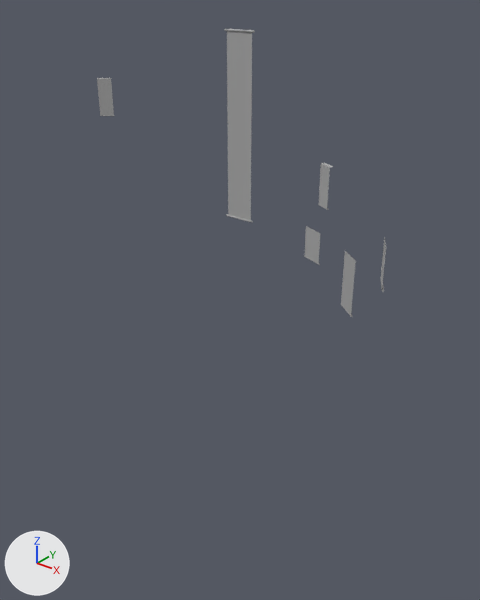
The FBX model Assets/Res/art/scenes/jg/mesh/prop/mt_prop_tishibei01.FBX: old version first, new version second.
Rendered twice from a camera (50 mm lens) standing at (31.57, -19.59, 23.82) and looking at (9.72, 7.72, 6.88). Lighting does not change. The marker at lower left points along +X, +Y and +Z. Where no turn or scale is listed for an object, it has been applied to the vertices. Vertices at the same position are counted once.

The first picture shows 'mt_prop_tishibei01'.
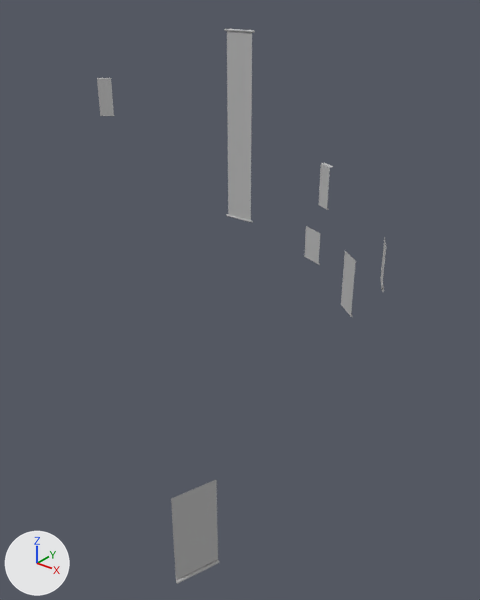
Where the newer file only moved an object's origin or applied its transform, the numbers keep the older frame.

The change, as JSON lines over the scene's bpy script:
```json
{"op": "add", "block": "mat_mt_prop_tishibei02_mat", "code": ["mat_mt_prop_tishibei02_mat = principled_material('mt_prop_tishibei02_mat')", "mat_mt_prop_tishibei02_mat.base_color = (0.5, 0.5, 0.5)  # grey #bcbcbc"]}
{"block": "me_mesh", "where": "# used by ob_mt_prop_tishibei01; location = (0.0, 0.0, 0.0)"}
{"block": "me_mesh", "where": "# verts and faces of me_mesh; kept vertices keep their numbers, new ones are numbered from 111"}
{"op": "remove", "block": "me_mesh", "code": "me_mesh.from_pydata(...)  # 111 vertices, 78 faces; spans x -11.7..17.9, y 9.3..19.9, z 3.7..20.5"}
{"op": "add", "block": "me_mesh", "code": "me_mesh.from_pydata(...)  # 127 vertices, 89 faces; spans x -11.7..19.4, y -7.3..19.9, z 3.7..20.5"}
{"block": "me_mesh", "change": "me_mesh part 1: the loose piece of 12 vertices spanning x 11.5..13.0, y 15.4..16.6, z 3.7..3.8 is copied, and the copy is turned -71.3 degrees about the z axis through the mesh origin, in mat_mt_prop_tishibei02_mat (grey #bcbcbc); it spans x 18.7..19.4, y -7.3..-5.6, z 3.7..3.8"}
{"block": "me_mesh", "change": "me_mesh part 2"}
{"op": "add", "block": "me_mesh", "code": "verts[111] = (18.7, -7.3, 7.7)  # pixel (171, 498)"}
{"op": "add", "block": "me_mesh", "code": "verts[112] = (19.3, -5.6, 7.7)  # pixel (216, 479)"}
{"op": "add", "block": "me_mesh", "code": "verts[113] = (18.7, -7.3, 3.8)  # pixel (175, 580)"}
{"op": "add", "block": "me_mesh", "code": "verts[114] = (19.3, -5.6, 3.8)  # pixel (218, 559)"}
{"op": "add", "block": "me_mesh", "code": "faces += [(111, 112, 114, 113)]  # mat_mt_prop_tishibei02_mat (grey #bcbcbc)"}
{"block": "me_mesh", "change": "me_mesh part 3: the surface is now shaded smooth"}
{"op": "add", "block": "me_mesh", "code": "me_mesh.materials.append(mat_mt_prop_tishibei02_mat)  # grey #bcbcbc"}
```

What differs and where, as boxes [x1, y1, x2, y2] in the pictures (480 x 600 px):
```json
{"object": "mt_prop_tishibei01", "change": "reshaped", "before": [97, 29, 386, 317], "after": [97, 29, 386, 584], "on screen": "92% taller"}
{"part": 1, "of": "me_mesh", "change": "added", "after": [176, 560, 220, 584]}
{"part": 2, "of": "me_mesh", "change": "added", "after": [171, 480, 218, 580]}
```
